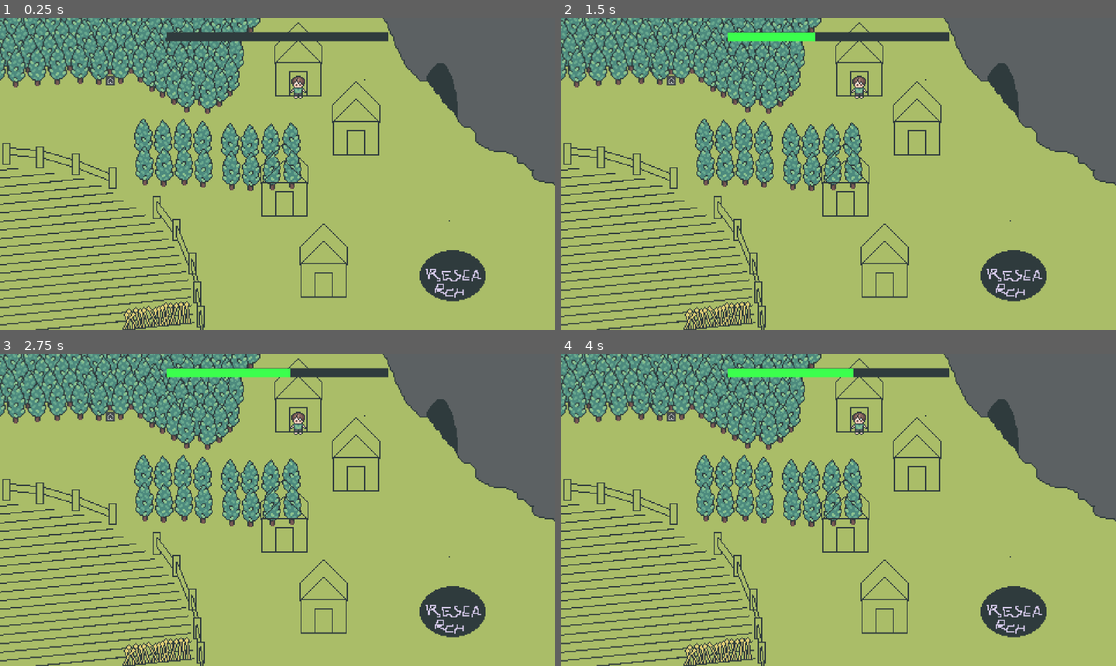
Above: before the commit, frames 1-4 (two rows, left to right).
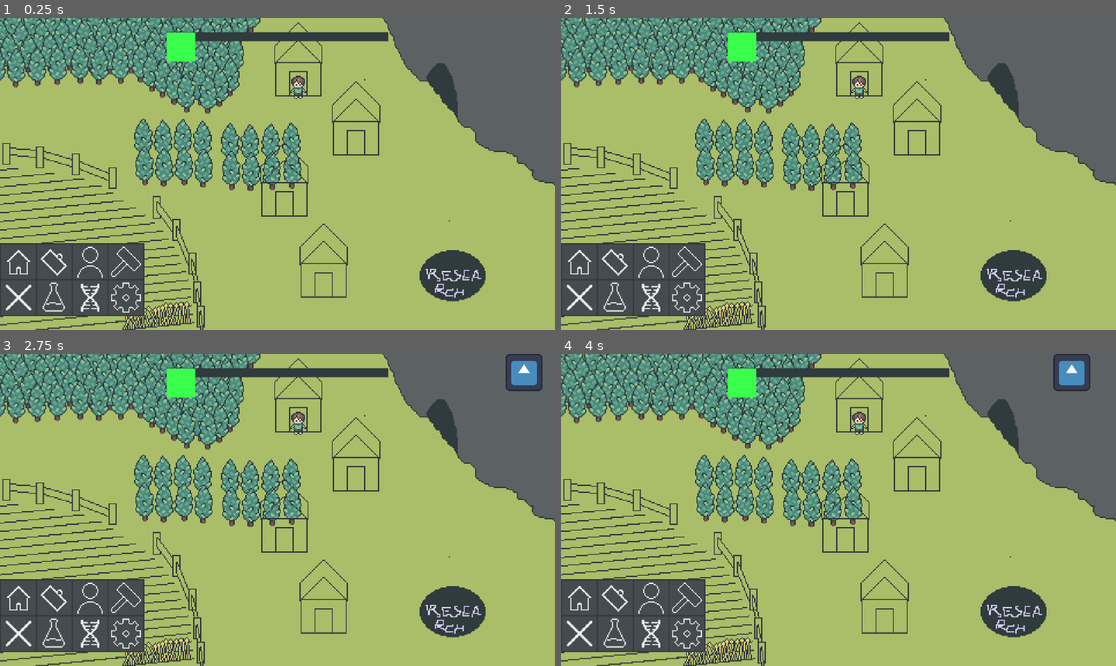
Above: after the commit, the same moments.

Repository: Lueegee1/EksamenDDU
Game: Godot game, scene res://Scenes/Root.tscn
Two runs of this game, one before a commit and one after it. Both use one fixed random seed, a clock stepped at 60 frames per second and the inputs below. The engine's default icon, where the game draws it, is replaced by a stand-in: a white triangle on a blue panel in a dark square.
Inputs (mouse positions are in pixels of both pictures, inside the frame that each line leads up to):
- Up to frame 1 (0.25 s): no input
- Up to frame 2 (1.5 s): click (583, 267) at 0.52 s; click (622, 267) at 1.27 s
- Up to frame 3 (2.75 s): click (94, 603) at 2.02 s
- Up to frame 4 (4 s): click (694, 603) at 2.77 s; click (583, 637) at 3.52 s

The runs differ from the first frame. In frame 1, 6.0% of the frame differs, in the area x 0-36%, y 4-96%; in frame 2, 6.2%; in frame 3, 7.2%; in frame 4, 7.2%, in the area x 0-96%, y 0-96%.
Error after the commit: Invalid access to property or key 'average_happiness' on a base object of type 'Nil'. (res://Scenes/UI.gd:62)

Commit message:
Button and root menu started

Diff:
--- a/ddu-eksamen/Scenes/Game.tscn
+++ b/ddu-eksamen/Scenes/Game.tscn
@@ -5,35 +5,23 @@
 [ext_resource type="Script" uid="uid://c2o6yqv04gdrn" path="res://Scenes/UI.gd" id="3_j5yw3"]
 [ext_resource type="Texture2D" uid="uid://dccge1esbw6pr" path="res://Assets/temp files/Happiness bar Temp.png" id="4_b2bpf"]
 [ext_resource type="Texture2D" uid="uid://gemrcnoujjvg" path="res://Assets/temp files/working template.png" id="4_kldst"]
-[ext_resource type="Texture2D" uid="uid://b6r7nqjjew102" path="res://Assets/temp files/buttons/Buttons Unpressed.png" id="6_fgofq"]
-[ext_resource type="Texture2D" uid="uid://f21m13miv6xw" path="res://Assets/temp files/buttons/Buttons Pressed.png" id="7_2irst"]
-
-[sub_resource type="AtlasTexture" id="AtlasTexture_bf53h"]
-atlas = ExtResource("6_fgofq")
-region = Rect2(0, 0, 32, 32)
-
-[sub_resource type="AtlasTexture" id="AtlasTexture_71axn"]
-atlas = ExtResource("7_2irst")
-region = Rect2(0, 0, 32, 32)
-
-[sub_resource type="SpriteFrames" id="SpriteFrames_dahhg"]
-animations = [{
-"frames": [{
-"duration": 1.0,
-"texture": SubResource("AtlasTexture_bf53h")
-}],
-"loop": true,
-"name": &"default",
-"speed": 5.0
-}, {
-"frames": [{
-"duration": 1.0,
-"texture": SubResource("AtlasTexture_71axn")
-}],
-"loop": true,
-"name": &"new_animation",
-"speed": 5.0
-}]
+[ext_resource type="Texture2D" uid="uid://dsq0jh0ac8php" path="res://Assets/temp files/buttons/Sprite-0003-Sheet1.png" id="5_rajel"]
+[ext_resource type="Texture2D" uid="uid://b23bnaarcphjh" path="res://Assets/temp files/buttons/Sprite-0003-Sheet-Sheet1.png" id="6_vvhu1"]
+[ext_resource type="Texture2D" uid="uid://dkpbq1ka4kp7i" path="res://Assets/temp files/buttons/Sprite-0003-Sheet2.png" id="7_lbihj"]
+[ext_resource type="Texture2D" uid="uid://cnd0b8vbk54m6" path="res://Assets/temp files/buttons/Sprite-0003-Sheet-Sheet2.png" id="8_raj38"]
+[ext_resource type="Texture2D" uid="uid://vutiyivjesow" path="res://Assets/temp files/buttons/Sprite-0003-Sheet3.png" id="9_8e0uq"]
+[ext_resource type="Texture2D" uid="uid://c66v64ogejdjh" path="res://Assets/temp files/buttons/Sprite-0003-Sheet-Sheet3.png" id="10_i0vto"]
+[ext_resource type="Texture2D" uid="uid://bof7pvd4tu0yp" path="res://Assets/temp files/buttons/Sprite-0003-Sheet4.png" id="11_3jf1l"]
+[ext_resource type="Texture2D" uid="uid://cvntgiahcs3h3" path="res://Assets/temp files/buttons/Sprite-0003-Sheet-Sheet4.png" id="12_356ba"]
+[ext_resource type="Texture2D" uid="uid://cln01cjdoepx6" path="res://Assets/temp files/buttons/Sprite-0003-Sheet6.png" id="13_i4lct"]
+[ext_resource type="Texture2D" uid="uid://d00aen0r75kuh" path="res://Assets/temp files/buttons/Sprite-0003-Sheet-Sheet6.png" id="14_iyesh"]
+[ext_resource type="Texture2D" uid="uid://t8q6w2csfxu7" path="res://Assets/temp files/buttons/Sprite-0003-Sheet8.png" id="15_i1pr2"]
+[ext_resource type="Texture2D" uid="uid://csbv60p3aqecs" path="res://Assets/temp files/buttons/Sprite-0003-Sheet-Sheet8.png" id="16_4f4ik"]
+[ext_resource type="Texture2D" uid="uid://djnu61kuh6ddx" path="res://Assets/temp files/buttons/Sprite-0003-Sheet5.png" id="17_khs3t"]
+[ext_resource type="Texture2D" uid="uid://b024y86uuq6qs" path="res://Assets/temp files/buttons/Sprite-0003-Sheet-Sheet5.png" id="18_0iyqm"]
+[ext_resource type="Texture2D" uid="uid://dno26u0libpru" path="res://Assets/temp files/buttons/Sprite-0003-Sheet7.png" id="19_jn8rg"]
+[ext_resource type="Texture2D" uid="uid://bronxu1ra3c4l" path="res://Assets/temp files/buttons/Sprite-0003-Sheet-Sheet7.png" id="20_umnjm"]
+[ext_resource type="Texture2D" uid="uid://wf57ycnil5u2" path="res://icon.svg" id="21_vvhu1"]
 
 [node name="Main" type="Node2D" unique_id=1552147815]
 script = ExtResource("1_gl6un")
@@ -48,27 +36,95 @@
 [node name="TickTimer" type="Timer" parent="." unique_id=642013667]
 autostart = true
 
-[node name="CanvasLayer" type="CanvasLayer" parent="." unique_id=150449304]
+[node name="UI" type="CanvasLayer" parent="." unique_id=150449304]
 script = ExtResource("3_j5yw3")
 
-[node name="HappinessBar" type="Control" parent="CanvasLayer" unique_id=1952716547]
+[node name="HappinessBar" type="Control" parent="UI" unique_id=1952716547]
 layout_mode = 3
 anchors_preset = 0
 
-[node name="HappinessBarColorRect" type="ColorRect" parent="CanvasLayer/HappinessBar" unique_id=2003544463]
+[node name="HappinessBarColorRect" type="ColorRect" parent="UI/HappinessBar" unique_id=2003544463]
 layout_mode = 0
 offset_right = 100.0
 offset_bottom = 100.0
 
-[node name="BarSprite1" type="Sprite2D" parent="CanvasLayer/HappinessBar" unique_id=1676383947]
+[node name="BarSprite1" type="Sprite2D" parent="UI/HappinessBar" unique_id=1676383947]
 texture = ExtResource("4_b2bpf")
+
+[node name="MenuButtons" type="Control" parent="UI" unique_id=1602124693]
+layout_mode = 3
+anchors_preset = 0
+offset_right = 40.0
+offset_bottom = 40.0
+scale = Vector2(4, 4)
+
+[node name="Button1" type="TextureButton" parent="UI/MenuButtons" unique_id=410598297]
+layout_mode = 0
+offset_right = 40.0
+offset_bottom = 40.0
+texture_normal = ExtResource("5_rajel")
+texture_pressed = ExtResource("6_vvhu1")
+
+[node name="Button2" type="TextureButton" parent="UI/MenuButtons" unique_id=805578360]
+layout_mode = 0
+offset_right = 40.0
+offset_bottom = 40.0
+texture_normal = ExtResource("7_lbihj")
+texture_pressed = ExtResource("8_raj38")
+
+[node name="Button3" type="TextureButton" parent="UI/MenuButtons" unique_id=1836126800]
+layout_mode = 0
+offset_right = 40.0
+offset_bottom = 40.0
+texture_normal = ExtResource("9_8e0uq")
+texture_pressed = ExtResource("10_i0vto")
+
+[node name="Button4" type="TextureButton" parent="UI/MenuButtons" unique_id=33018113]
+layout_mode = 0
+offset_right = 40.0
+offset_bottom = 40.0
+texture_normal = ExtResource("11_3jf1l")
+texture_pressed = ExtResource("12_356ba")
+
+[node name="Button5" type="TextureButton" parent="UI/MenuButtons" unique_id=1574702413]
+layout_mode = 0
+offset_top = 184.0
+offset_right = 40.0
+offset_bottom = 224.0
+texture_normal = ExtResource("13_i4lct")
+texture_pressed = ExtResource("14_iyesh")
+
+[node name="Button6" type="TextureButton" parent="UI/MenuButtons" unique_id=1038432827]
+layout_mode = 0
+offset_right = 40.0
+offset_bottom = 40.0
+texture_normal = ExtResource("15_i1pr2")
+texture_pressed = ExtResource("16_4f4ik")
+
+[node name="Button7" type="TextureButton" parent="UI/MenuButtons" unique_id=229550736]
+layout_mode = 0
+offset_right = 40.0
+offset_bottom = 40.0
+texture_normal = ExtResource("17_khs3t")
+texture_pressed = ExtResource("18_0iyqm")
+
+[node name="Button8" type="TextureButton" parent="UI/MenuButtons" unique_id=882493678]
+layout_mode = 0
+offset_left = 100.0
+offset_right = 140.0
+offset_bottom = 40.0
+texture_normal = ExtResource("19_jn8rg")
+texture_pressed = ExtResource("20_umnjm")
+
+[node name="RootMenu" type="TextureRect" parent="UI" unique_id=1287248992]
+offset_left = 1920.0
+offset_right = 2048.0
+offset_bottom = 128.0
+texture = ExtResource("21_vvhu1")
 
 [node name="WorkingTemplate" type="Sprite2D" parent="." unique_id=1840243623]
 position = Vector2(578, 323)
 scale = Vector2(3.9999998, 3.9999998)
 texture = ExtResource("4_kldst")
 
-[node name="AnimatedSprite2D" type="AnimatedSprite2D" parent="." unique_id=664931538]
-sprite_frames = SubResource("SpriteFrames_dahhg")
-
 [connection signal="timeout" from="TickTimer" to="." method="_on_tick_timer_timeout"]
--- a/ddu-eksamen/Scenes/UI.gd
+++ b/ddu-eksamen/Scenes/UI.gd
@@ -2,12 +2,18 @@
 
 @onready var happiness_bar = $"HappinessBar/HappinessBarColorRect"
 @onready var bar_sprite_1 = $HappinessBar/BarSprite1
+@onready var buttons = $MenuButtons.get_children()
+@onready var root_menu = $RootMenu
 
 const bar_max_width = 768.0  # 2/5 of 1920
 const bar_height = 30
 const lerp_speed = 0.1
+const menu_offset = Vector2(0,0)
+const root_closed_pos = Vector2(1920,0)
+const root_open_pos = Vector2(1700,0)
+const screen_dim = Vector2(1920, 1080)
 
-var screen_dim = Vector2(1920, 1080)
+var root_open = false
 
 func position_elements() -> void:
 	#Bar
@@ -20,10 +26,35 @@
 	bar_sprite_1.scale=Vector2(4,4)
 	bar_sprite_1.z_index=9
 
+	#Menu Buttons
+	for button in buttons:
+		button.z_index = 8
+	buttons[0].set_position(Vector2(0, screen_dim.y/5+10-31)+menu_offset)
+	buttons[1].set_position(Vector2(31, screen_dim.y/5+10-31)+menu_offset)
+	buttons[2].set_position(Vector2(31*2, screen_dim.y/5+10-31)+menu_offset)
+	buttons[3].set_position(Vector2(31*3, screen_dim.y/5+10-31)+menu_offset)
+	buttons[4].set_position(Vector2(0, screen_dim.y/5+10)+menu_offset)
+	buttons[5].set_position(Vector2(31, screen_dim.y/5+10)+menu_offset)
+	buttons[6].set_position(Vector2(31*2, screen_dim.y/5+10)+menu_offset)
+	buttons[7].set_position(Vector2(31*3, screen_dim.y/5+10)+menu_offset)
+
+	#Menus
+	for button in buttons:
+		button.pressed.connect(_on_button_pressed.bind(button))
+
 func update_happiness_bar(delta: float) -> void:
 	var target_width = (Global.average_happiness / 100.0) * (2 * screen_dim.x / 5)
 	var target_size = Vector2(target_width, bar_height)
 	happiness_bar.size = happiness_bar.size.lerp(target_size, 1.0 - pow(lerp_speed, delta))
+
+func update_menus(delta: float) -> void:
+	var root_pos
+	if root_open:
+		root_pos = root_open_pos
+	else:
+		root_pos = root_closed_pos
+	root_menu.position = root_menu.position.lerp(root_pos, 1.0-pow(lerp_speed, delta))
+	pass
 
 func _ready() -> void:
 	position_elements()
@@ -33,3 +64,26 @@
 
 func _process(delta: float) -> void:
 	update_happiness_bar(delta)
+	update_menus(delta)
+
+func _on_button_pressed(button):
+	if button == buttons[0]:
+		print("button 1")
+	if button == buttons[1]:
+		print("button 2")
+	if button == buttons[2]:
+		print("button 3")
+		if root_open:
+			root_open = false
+		else:
+			root_open = true
+	if button == buttons[3]:
+		print("button 4")
+	if button == buttons[4]:
+		print("button 5")
+	if button == buttons[5]:
+		print("button 6")
+	if button == buttons[6]:
+		print("button 7")
+	if button == buttons[7]:
+		print("button 8")
--- a/ddu-eksamen/Scripts/GameManager.gd
+++ b/ddu-eksamen/Scripts/GameManager.gd
@@ -465,7 +465,7 @@
 			happy_base-=10
 		var happy_modifier = 1
 		for mod in colonist_dict[colonist]:
-			happy_modifier*=trait_dict[mod]["happiness_mod"]
+			happy_modifier*=trait_dict[int(mod)]["happiness_mod"]
 		var happiness = (base_happiness + happy_base) * happy_modifier
 		happiness = clamp(happiness, 0, 100)
 		happiness_dict[colonist]["happiness"] = happiness
--- a/ddu-eksamen/project.godot
+++ b/ddu-eksamen/project.godot
@@ -17,7 +17,7 @@
 
 [autoload]
 
-Global="*uid://bjw1gkbm8tlki"
+Global="*uid://b4xuwnefu4th4"
 
 [display]
 
